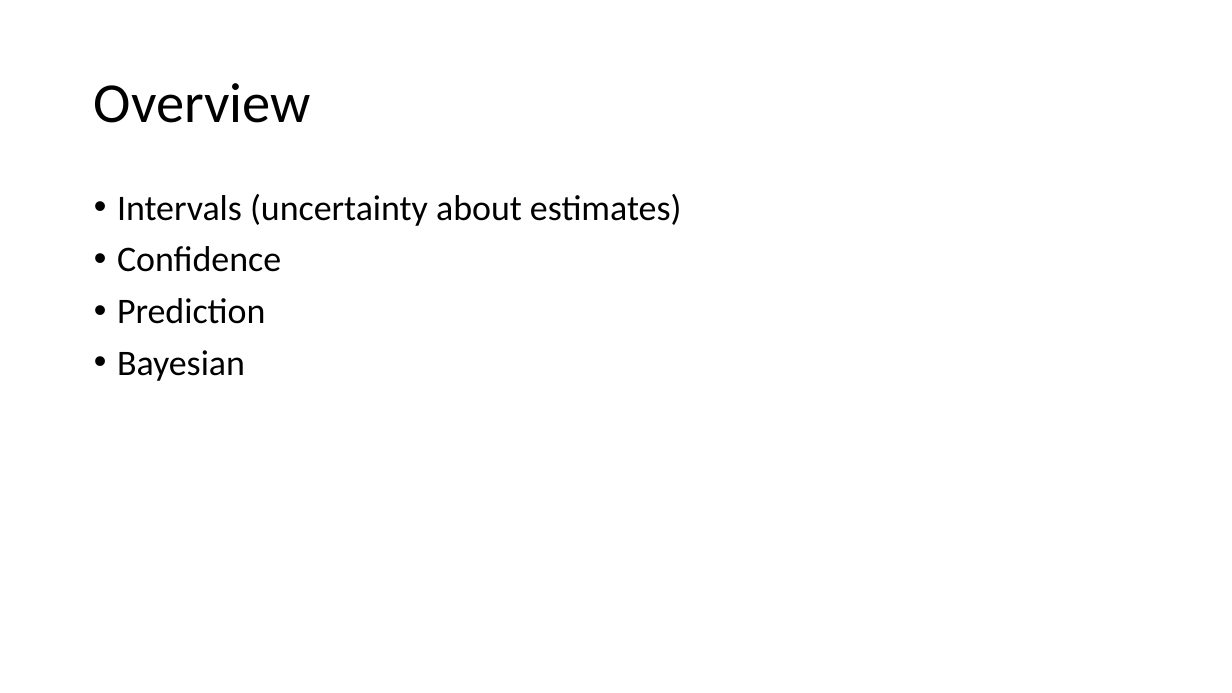
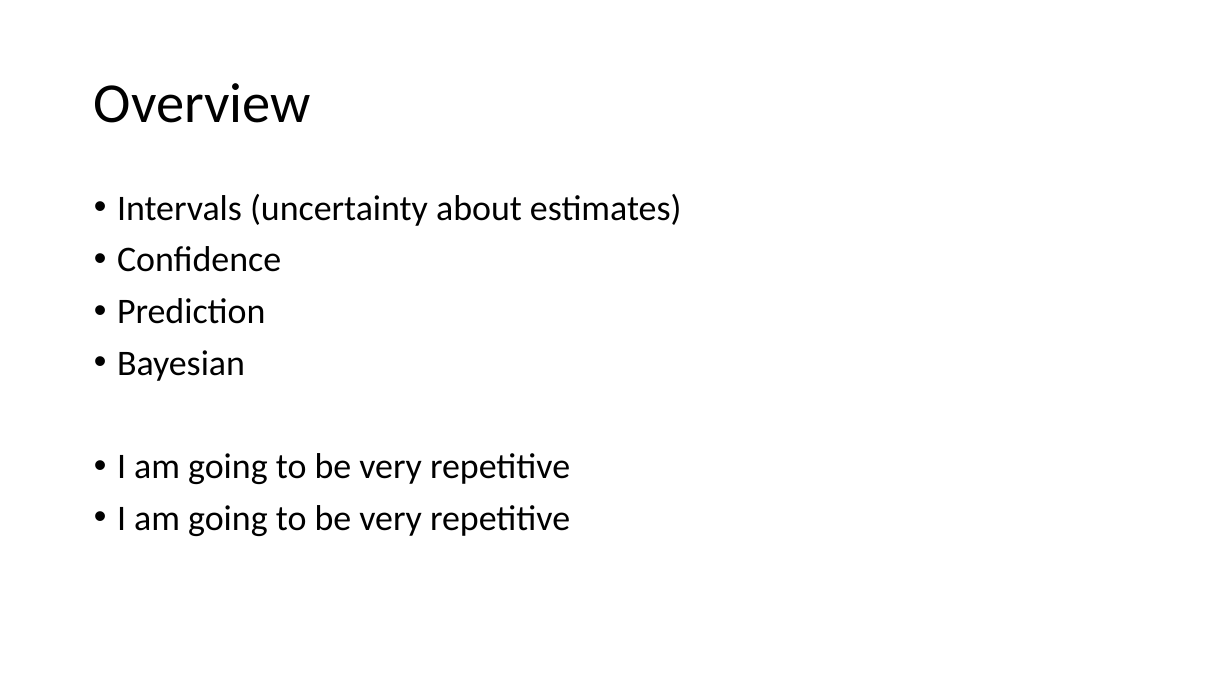
Before and after one commit to benwhalley/datafluency, a slide deck: slide 2 of slides/uncertainty.pptx. Drawn at 1232x693 pixels with LibreOffice and Linux fonts; fonts in the diff are those of the drawing. Boxes give left, top, right and bottom in pixels: in the first picture for what was removed or moved away, otherwise in the second. Text is boxed around its words. In the diff, an @@ line names an element or a change of style, - is before the commit and + after.

```diff
--- a/slides/uncertainty.pptx
+++ b/slides/uncertainty.pptx
@@ text at [117,453,570,536]: paragraphs added @@
+• I am going to be very repetitive
+• I am going to be very repetitive
```
Also in this commit, not shown: 5 other slides changed, 7 slides added.
